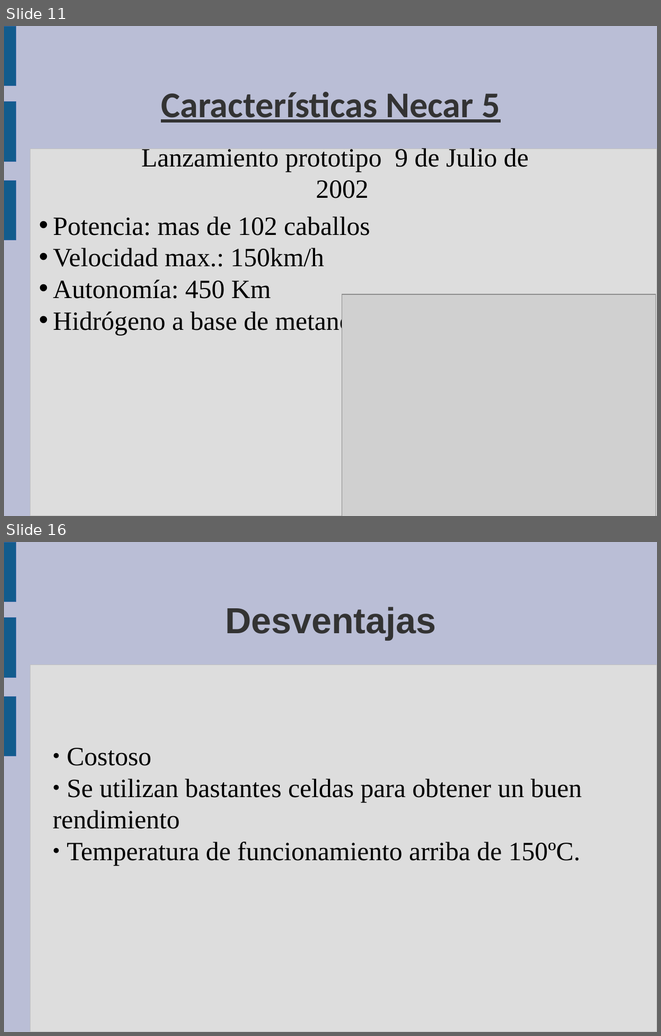
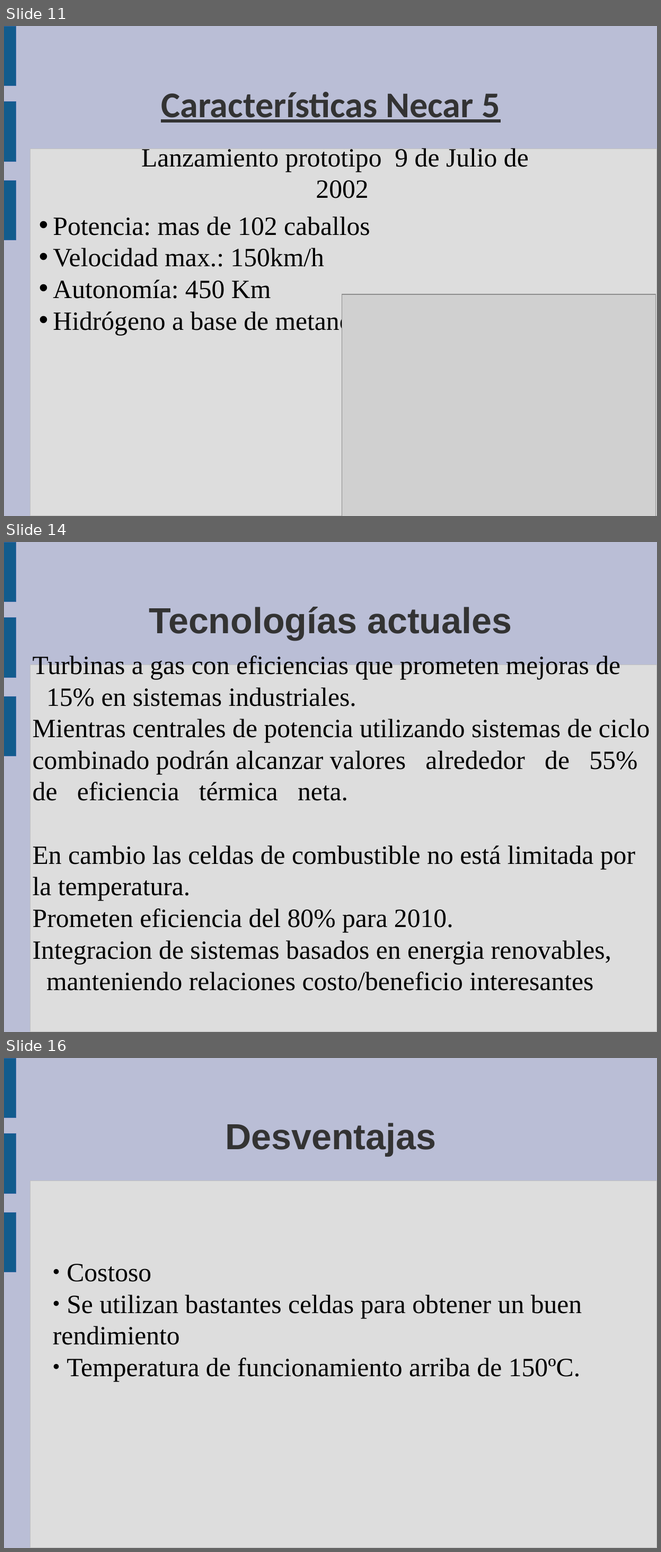
Before and after one commit to guanucoluis/proyecto5r1, a slide deck: Catedras/Tecnologia/MARCO.odp. Shown one above the other, each under a label of ours: slides 11 and 16 before the commit, slides 11, 14 and 16 after it; the slides between them are not shown. The pictures are 661x1036 and 661x1552 pixels, drawn with LibreOffice and Linux fonts; fonts in the diff are those of the drawing; grey boxes stand for pictures. Boxes give left, top, right and bottom in pixels: in the first picture for what was removed or moved away, otherwise in the second. Text is boxed around its words. In the diff, an @@ line names an element or a change of style, - is before the commit and + after.

```diff
--- a/Catedras/Tecnologia/MARCO.odp
+++ b/Catedras/Tecnologia/MARCO.odp
@@ slide 14 added at (4, 542, 657, 1032), background #BABED6; not listed: 4 template elements that a slide beside it also shows @@
@@ title added at (149, 607, 512, 640), 44 pt, text #333333, bold @@
+Tecnologías actuales
@@ subtitle added at (33, 655, 650, 990), 32 pt, text #000000 @@
+Turbinas a gas con eficiencias que prometen mejoras de 15% en sistemas industriales.
+Mientras centrales de potencia utilizando sistemas de ciclo
+combinado podrán alcanzar valores alrededor de 55%
+de eficiencia térmica neta.
+En cambio las celdas de combustible no está limitada por
+la temperatura.
+Prometen eficiencia del 80% para 2010.
+Integracion de sistemas basados en energia renovables, manteniendo relaciones costo/beneficio interesantes
```
Also in this commit, not shown: 7 slides changed, 1 other slide added, 1 slide removed.
